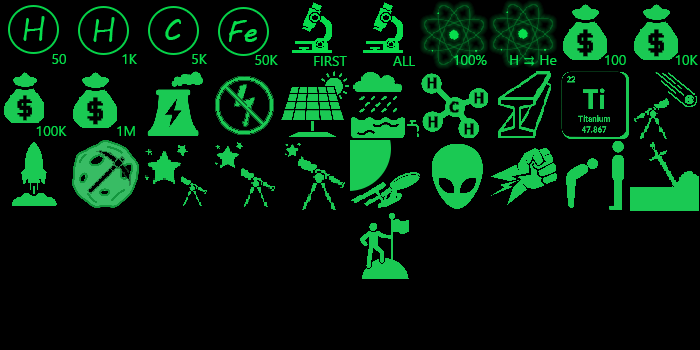
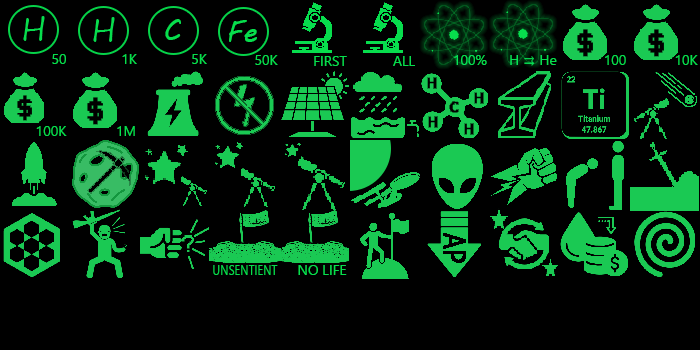
The second 700×350 image is a revision of the first. Changes to its layers:
moved "Row3" above "Row4" over (116, 141, 624, 211)
removed layer "Layer 24" (2nd of 2, in "Tray" › "Row3" › "3_9") from group "3_9" over (609, 141, 624, 210)
moved "Row4" below "Row3" over (3, 208, 695, 278)
added group "4_10" with 1 layers in group "Row4" over (634, 211, 695, 277)
added layer "Layer 35" in group "4_10" over (634, 211, 695, 277)
added group "4_9" with 1 layers in group "Row4" over (560, 212, 628, 276)
added layer "Layer 33" in group "4_9" over (560, 212, 628, 276)
added group "4_8" with 3 layers in group "Row4" over (490, 208, 558, 276)
added layer "Layer 32" in group "4_8" over (490, 208, 508, 229)
added layer "Layer 31" in group "4_8" over (498, 218, 549, 269)
added group "4_7" with 1 layers in group "Row4" over (427, 211, 481, 277)
added layer "AP" in group "4_7" over (427, 211, 481, 277)
added group "4_5" with 2 layers in group "Row4" over (278, 210, 349, 275)
added layer "Layer 30" (1st of 2, in "Tray" › "Row4" › "4_5") in group "4_5" over (278, 210, 349, 263)
added layer "NO LIFE" in group "4_5" over (298, 265, 347, 275)
added group "4_4" with 2 layers in group "Row4" over (209, 210, 280, 275)
added layer "Layer 30" (2nd of 2, in "Tray" › "Row4" › "4_4") in group "4_4" over (209, 210, 280, 263)
added layer "UNSENTIENT" in group "4_4" over (213, 265, 278, 275)
added group "4_3" with 1 layers in group "Row4" over (140, 219, 209, 269)
added layer "Layer 29" in group "4_3" over (140, 219, 209, 269)
added group "4_2" with 1 layers in group "Row4" over (72, 209, 127, 278)
added layer "Layer 28" in group "4_2" over (72, 209, 127, 278)
added group "4_1" with 1 layers in group "Row4" over (3, 213, 60, 277)
added layer "Layer 27" in group "4_1" over (3, 213, 60, 277)
…and 1 more changes (1 added)
